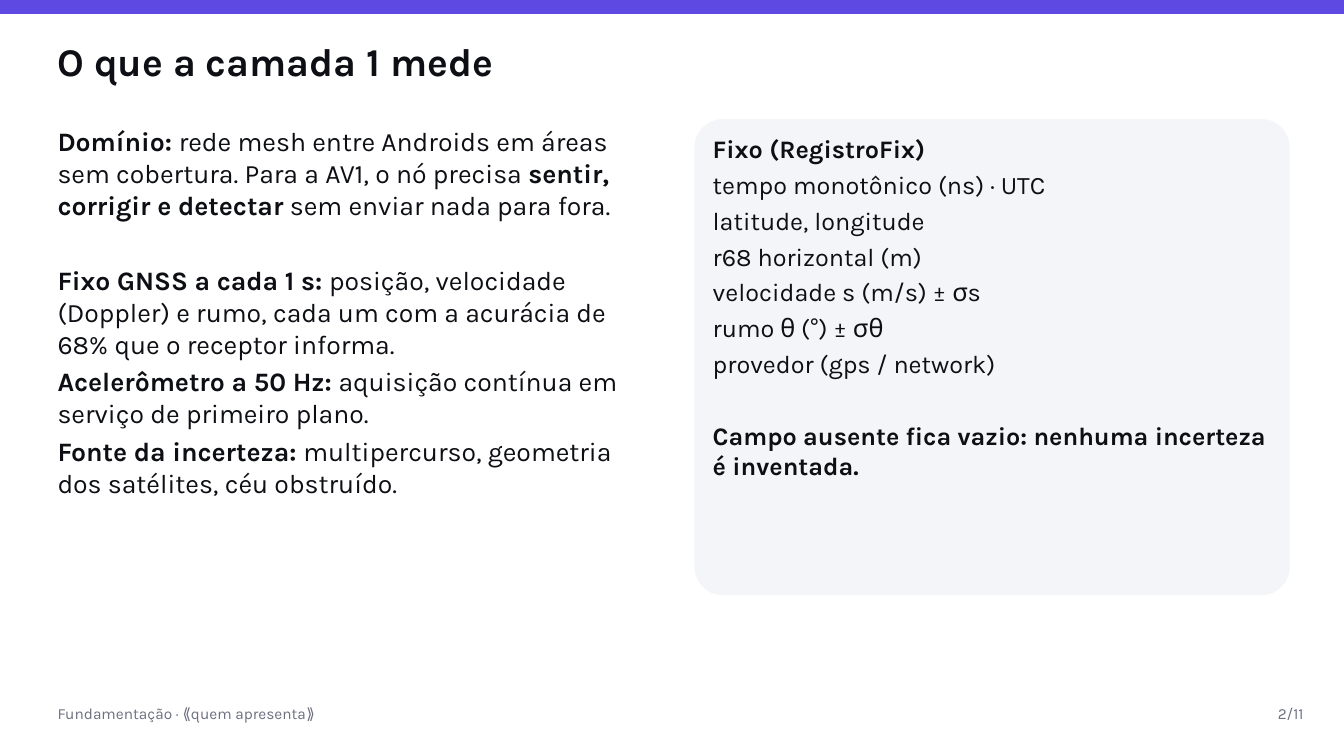
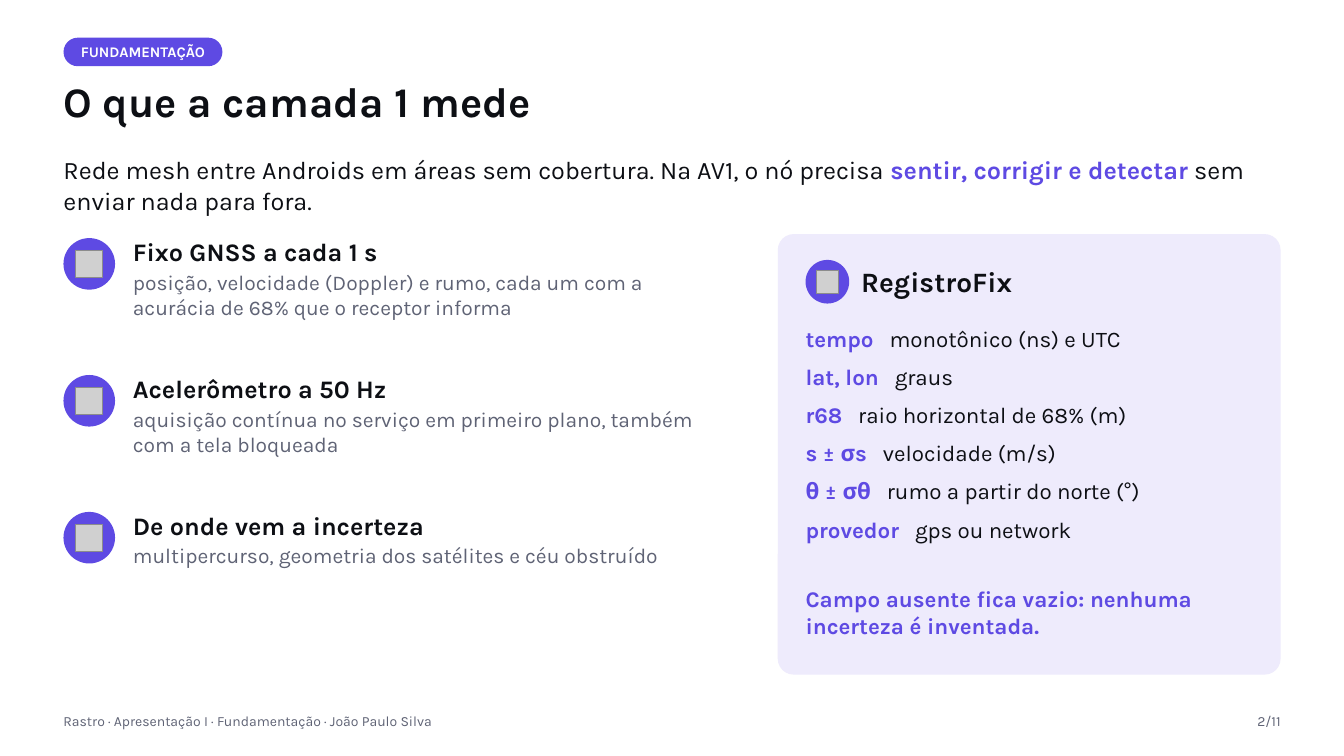
Before and after one commit to AlphaFNTZ/rastro, a slide deck: slide 2 of docs/presentations/apresentacao_I_AV1.pptx. Drawn at 1344x756 pixels with LibreOffice and Linux fonts; fonts in the diff are those of the drawing; grey boxes stand for pictures. Boxes give left, top, right and bottom in pixels: in the first picture for what was removed or moved away, otherwise in the second. Text is boxed around its words. In the diff, an @@ line names an element or a change of style, - is before the commit and + after.

```diff
--- a/docs/presentations/apresentacao_I_AV1.pptx
+++ b/docs/presentations/apresentacao_I_AV1.pptx
@@ rectangle removed at [0,0,1344,14] @@
@@ rounded rectangle added at [64,37,223,66], fill #5E4AE3 @@
@@ text added at [81,44,205,60], 10.5 pt, text #FFFFFF, bold @@
+FUNDAMENTAÇÃO
@@ text "O que a camada 1 ...": place and size @@
-text "O que a camada 1 ..." at [58,49,493,86]
+text "O que a camada 1 ..." at [63,88,530,128]
@@ text "O que a camada 1 ..." at [63,88,530,128]: size 28 to 30 pt; less space between paragraphs @@
@@ rounded rectangle removed at [695,119,1291,595] @@
-Fixo (RegistroFix)
-tempo monotônico (ns) · UTC
-latitude, longitude
-r68 horizontal (m)
-velocidade s (m/s) ± σs
-rumo θ (°) ± σθ
-provedor (gps / network)
-Campo ausente fica vazio: nenhuma incerteza é inventada.
@@ text added at [63,160,1244,216], 18 pt, text #0D0F14 @@
+Rede mesh entre Androids em áreas sem cobertura. Na AV1, o nó precisa sentir, corrigir e detectar sem enviar nada para fora.
@@ ellipse added at [64,238,115,289], fill #5E4AE3 @@
@@ rounded rectangle added at [778,234,1281,675], fill #EEEBFC @@
@@ picture added at [76,251,103,278] @@
@@ text at [133,243,643,320]: text changed; size 19 to 15 pt; text colour #0D0F14 to #5F6375 @@
-Domínio: rede mesh entre Androids em áreas sem cobertura. Para a AV1, o nó precisa sentir, corrigir e detectar sem enviar nada para fora.
-Fixo GNSS a cada 1 s: posição, velocidade (Doppler) e rumo, cada um com a acurácia de 68% que o receptor informa.
-Acelerômetro a 50 Hz: aquisição contínua em serviço de primeiro plano.
-Fonte da incerteza: multipercurso, geometria dos satélites, céu obstruído.
+Fixo GNSS a cada 1 s
+posição, velocidade (Doppler) e rumo, cada um com a acurácia de 68% que o receptor informa
@@ ellipse added at [806,260,849,303], fill #5E4AE3 @@
@@ picture added at [817,270,840,293] @@
@@ text added at [861,272,1012,299], 20 pt, text #0D0F14, bold @@
+RegistroFix
@@ text added at [806,330,1127,544], 16 pt, text #0D0F14 @@
+tempo monotônico (ns) e UTC
+lat, lon graus
+r68 raio horizontal de 68% (m)
+s ± σs velocidade (m/s)
+θ ± σθ rumo a partir do norte (°)
+provedor gps ou network
@@ ellipse added at [64,375,115,426], fill #5E4AE3 @@
@@ picture added at [76,387,103,414] @@
@@ text added at [133,379,693,457], 15 pt, text #5F6375 @@
+Acelerômetro a 50 Hz
+aquisição contínua no serviço em primeiro plano, também com a tela bloqueada
@@ ellipse added at [64,512,115,564], fill #5E4AE3 @@
@@ picture added at [76,524,103,552] @@
@@ text added at [133,517,657,568], 15 pt, text #5F6375 @@
+De onde vem a incerteza
+multipercurso, geometria dos satélites e céu obstruído
@@ text added at [806,591,1192,635], 16 pt, text #5E4AE3, bold @@
+Campo ausente fica vazio: nenhuma incerteza é inventada.
@@ text removed at [58,708,306,723] @@
-Fundamentação · ⟪quem apresenta⟫
@@ text added at [63,716,432,730], 10 pt, text #5F6375 @@
+Rastro · Apresentação I · Fundamentação · João Paulo Silva
@@ text "2/11": place and size @@
-text "2/11" at [1278,708,1304,720]
+text "2/11" at [1257,716,1280,727]
@@ text "2/11" at [1257,716,1280,727]: size 11 to 10 pt, text colour #6B6F80 to #5F6375; less space between paragraphs @@
```
Also in this commit, not shown: 10 other slides changed, 38 other files.
